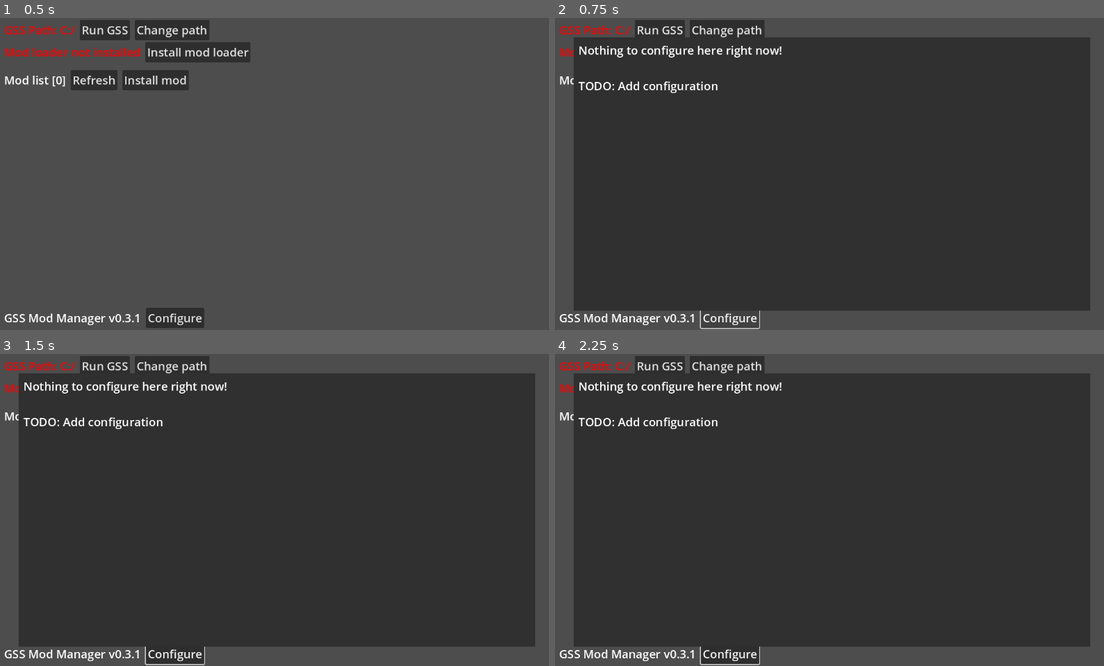
Above: before the commit, frames 1-4 (two rows, left to right).
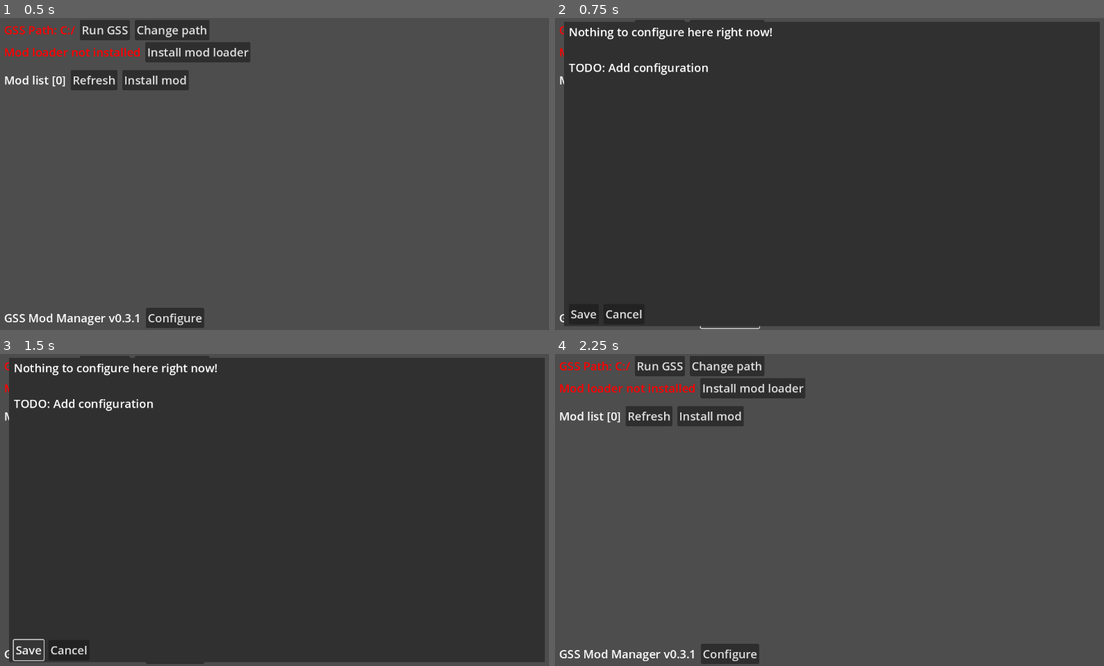
Above: after the commit, the same moments.

Repository: nieboczek/gss-mod-manager
Game: Godot game, scene res://scenes/mod_manager.tscn
The game is run twice, just before and just after one commit, with the same random seed, the same clock (stepped at 60 frames per second) and the same inputs.
Inputs (mouse positions are in pixels of both pictures, inside the frame that each line leads up to):
- Up to frame 1 (0.5 s): no input
- Up to frame 2 (0.75 s): click "Configure" at 0.5 s
- Up to frame 3 (1.5 s): click (27, 650) at 1.25 s, where only the run after the commit has a clickable "Save"
- Up to frame 4 (2.25 s): click (626, 650) at 2 s, where only the run after the commit has a clickable "Cancel"

Frame 1 is identical in both runs. In frame 2, 12% of the frame differs, in the area x 1-100%, y 1-99%; in frame 3, 12%; in frame 4, 80%, in the area x 3-98%, y 6-100%.
Error before the commit: Trying to assign value of type 'Nil' to a variable of type 'String'. (res://scripts/mod_manager.gd:113)
Error after the commit: Trying to assign value of type 'Nil' to a variable of type 'String'. (res://scripts/mod_manager.gd:118)

Commit message:
Config GUI Improvements

Diff:
--- a/scenes/config_field_container.tscn
+++ b/scenes/config_field_container.tscn
@@ -7,17 +7,17 @@
 offset_right = 42.0
 offset_bottom = 34.0
 theme = ExtResource("1_1skrl")
-theme_override_constants/separation = -2
 script = ExtResource("1_2i062")
 
 [node name="OptionsContainer" type="HBoxContainer" parent="."]
 layout_mode = 2
+theme_override_constants/separation = 16
 
 [node name="FieldNameLabel" type="Label" parent="OptionsContainer"]
 layout_mode = 2
-text = "Key"
+text = "FieldNameLabel"
 
-[node name="Options" type="Control" parent="OptionsContainer"]
+[node name="Placeholder" type="Control" parent="OptionsContainer"]
 layout_mode = 2
 size_flags_horizontal = 3
 
@@ -25,4 +25,4 @@
 layout_mode = 2
 theme_override_colors/font_color = Color(0.712129, 0.712129, 0.712129, 1)
 theme_override_font_sizes/font_size = 16
-text = "this is a description"
+text = "DescriptionLabel"
--- a/scenes/mod_manager.tscn
+++ b/scenes/mod_manager.tscn
@@ -1,10 +1,13 @@
-[gd_scene load_steps=6 format=3 uid="uid://c6570n2s1k1wv"]
+[gd_scene load_steps=7 format=3 uid="uid://c6570n2s1k1wv"]
 
 [ext_resource type="Theme" uid="uid://dged4041swr1" path="res://theme.tres" id="1_1wikn"]
 [ext_resource type="Script" path="res://scripts/mod_manager.gd" id="2_37t4h"]
 [ext_resource type="Script" path="res://scripts/path_container.gd" id="3_a8731"]
 [ext_resource type="Script" path="res://scripts/mod_loader_container.gd" id="4_vi72b"]
 [ext_resource type="Script" path="res://scripts/mod_list_container.gd" id="5_pbjar"]
+
+[sub_resource type="StyleBoxFlat" id="StyleBoxFlat_2jysh"]
+bg_color = Color(0.187176, 0.187176, 0.187176, 1)
 
 [node name="ModManager" type="Control"]
 layout_mode = 3
@@ -84,12 +87,11 @@
 [node name="MarginContainer" type="MarginContainer" parent="MarginContainer/MainContainer"]
 layout_mode = 2
 size_flags_vertical = 3
-theme_override_constants/margin_left = 24
+theme_override_constants/margin_left = 16
 theme_override_constants/margin_top = 4
 
 [node name="ScrollContainer" type="ScrollContainer" parent="MarginContainer/MainContainer/MarginContainer"]
 layout_mode = 2
-size_flags_vertical = 3
 
 [node name="ModContainers" type="VBoxContainer" parent="MarginContainer/MainContainer/MarginContainer/ScrollContainer"]
 layout_mode = 2
@@ -105,39 +107,63 @@
 layout_mode = 2
 text = "Configure"
 
-[node name="ConfigPanel" type="Panel" parent="."]
+[node name="PanelMarginContainer" type="MarginContainer" parent="."]
 visible = false
 layout_mode = 1
 anchors_preset = 15
 anchor_right = 1.0
 anchor_bottom = 1.0
-offset_left = 40.0
-offset_top = 40.0
-offset_right = -40.0
-offset_bottom = -40.0
 grow_horizontal = 2
 grow_vertical = 2
+theme_override_constants/margin_left = 20
+theme_override_constants/margin_top = 8
+theme_override_constants/margin_right = 20
+theme_override_constants/margin_bottom = 8
 
-[node name="MarginContainer" type="MarginContainer" parent="ConfigPanel"]
-layout_mode = 0
-offset_right = 10.0
-offset_bottom = 10.0
+[node name="PanelContainer" type="PanelContainer" parent="PanelMarginContainer"]
+layout_mode = 2
+theme_override_styles/panel = SubResource("StyleBoxFlat_2jysh")
+
+[node name="MarginContainer" type="MarginContainer" parent="PanelMarginContainer/PanelContainer"]
+layout_mode = 2
 theme_override_constants/margin_left = 10
-theme_override_constants/margin_top = 10
+theme_override_constants/margin_top = 4
+theme_override_constants/margin_bottom = 4
 
-[node name="ModManagerConfigContainer" type="VBoxContainer" parent="ConfigPanel/MarginContainer"]
+[node name="ConfigContainer" type="VBoxContainer" parent="PanelMarginContainer/PanelContainer/MarginContainer"]
+layout_mode = 2
+
+[node name="ModManagerConfigContainer" type="VBoxContainer" parent="PanelMarginContainer/PanelContainer/MarginContainer/ConfigContainer"]
 visible = false
 layout_mode = 2
+size_flags_vertical = 3
 
-[node name="NoticeLabel" type="Label" parent="ConfigPanel/MarginContainer/ModManagerConfigContainer"]
+[node name="NoticeLabel" type="Label" parent="PanelMarginContainer/PanelContainer/MarginContainer/ConfigContainer/ModManagerConfigContainer"]
 layout_mode = 2
 text = "Nothing to configure here right now!
 
 TODO: Add configuration"
 
-[node name="ModConfigContainer" type="VBoxContainer" parent="ConfigPanel/MarginContainer"]
+[node name="ScrollContainer" type="ScrollContainer" parent="PanelMarginContainer/PanelContainer/MarginContainer/ConfigContainer"]
 visible = false
 layout_mode = 2
+size_flags_vertical = 3
+
+[node name="ModConfigContainer" type="VBoxContainer" parent="PanelMarginContainer/PanelContainer/MarginContainer/ConfigContainer/ScrollContainer"]
+layout_mode = 2
+
+[node name="ConfigControls" type="HBoxContainer" parent="PanelMarginContainer/PanelContainer/MarginContainer/ConfigContainer"]
+layout_mode = 2
+
+[node name="SaveButton" type="Button" parent="PanelMarginContainer/PanelContainer/MarginContainer/ConfigContainer/ConfigControls"]
+layout_mode = 2
+size_flags_horizontal = 0
+size_flags_vertical = 8
+text = "Save"
+
+[node name="CancelButton" type="Button" parent="PanelMarginContainer/PanelContainer/MarginContainer/ConfigContainer/ConfigControls"]
+layout_mode = 2
+text = "Cancel"
 
 [node name="FileDialog" type="FileDialog" parent="."]
 title = "Open a Directory"
@@ -155,5 +181,7 @@
 [connection signal="pressed" from="MarginContainer/MainContainer/ModListContainer/RefreshButton" to="MarginContainer/MainContainer/ModListContainer" method="_on_refresh_button_pressed"]
 [connection signal="pressed" from="MarginContainer/MainContainer/ModListContainer/InstallModButton" to="MarginContainer/MainContainer/ModListContainer" method="_on_install_mod_button_pressed"]
 [connection signal="pressed" from="MarginContainer/MainContainer/ModManagerContainer/ConfigureButton" to="." method="_on_configure_button_pressed"]
+[connection signal="pressed" from="PanelMarginContainer/PanelContainer/MarginContainer/ConfigContainer/ConfigControls/SaveButton" to="." method="_on_save_config_button_pressed"]
+[connection signal="pressed" from="PanelMarginContainer/PanelContainer/MarginContainer/ConfigContainer/ConfigControls/CancelButton" to="." method="_on_cancel_config_button_pressed"]
 [connection signal="dir_selected" from="FileDialog" to="." method="_on_file_dialog_gss_path_selected"]
 [connection signal="file_selected" from="FileDialog" to="MarginContainer/MainContainer/ModListContainer" method="_on_file_dialog_mod_selected"]
--- a/scripts/autoload/config_parser.gd
+++ b/scripts/autoload/config_parser.gd
@@ -132,7 +132,6 @@
 					print("@ConfigParser: Doubled --@type [Line %s]" % line_number)
 					return []
 
-				# i told you
 				regex.compile(r"(?!--@type)(?<type>int|float)( precision=(?<precision>\d+))?( range=(?<range_min>[+-]?\d+)\.\.(?<range_max>[+-]?\d+))?")
 				re_match = regex.search(line)
 
@@ -146,14 +145,14 @@
 							if precision != "":
 								print("@ConfigParser: Precision not allowed with int")
 								return []
-							current_field.type = Type.integer("int:range", validate_with_range_int, int(range_min), int(range_max))
+							current_field.type = Type.integer("int", validate_with_range_int, int(range_min), int(range_max))
 						else:
 							if precision == "":
-								current_field.type = Type.float_num("float:range", validate_with_range_float, float(range_min), float(range_max), 0, ArgEnum.FLOAT_RANGE)
+								current_field.type = Type.float_num("float", validate_with_range_float, float(range_min), float(range_max), 0, ArgEnum.FLOAT_RANGE)
 							elif range_min == "":
-								current_field.type = Type.float_num("float:precision", validate_with_precision_float, 0, 0, int(precision), ArgEnum.FLOAT_PRECISION)
+								current_field.type = Type.float_num("float", validate_with_precision_float, 0, 0, int(precision), ArgEnum.FLOAT_PRECISION)
 							else:
-								current_field.type = Type.float_num("float:range:precision", validate_with_range_precision_float, float(range_min), float(range_max), int(precision), ArgEnum.FLOAT_PRECISION_RANGE)
+								current_field.type = Type.float_num("float", validate_with_range_precision_float, float(range_min), float(range_max), int(precision), ArgEnum.FLOAT_PRECISION_RANGE)
 
 						# Increment line_number, because we continue
 						line_number += 1
@@ -166,7 +165,7 @@
 					var re_type = re_match.get_string("type")
 					regex.compile("^(int|float|string|ModifierKey)$")
 					if regex.search(re_type) != null:
-						current_field.type = Type.list("list;%s" % re_type, validate_list, re_type)
+						current_field.type = Type.list("list:%s" % re_type, validate_list, re_type)
 						# Increment line_number, because we continue
 						line_number += 1
 						continue
@@ -210,6 +209,16 @@
 				regex.compile(r"^\s*(?<name>[a-zA-Z_]\w*)\s*=\s*(?<value>.*?),?\s*$")
 				re_match = regex.search(line)
 				if re_match:
+					if !current_field.description:
+						print("@ConfigParser: Missing @description declaration")
+						return []
+					if !current_field.type:
+						print("@ConfigParser: Missing @type declaration")
+						return []
+					if !current_field.default:
+						print("@ConfigParser: Missing @default declaration")
+						return []
+
 					var value = re_match.get_string("value")
 					if !current_field.type.validate(value):
 						print("@ConfigParser: Invalid value: %s [Line %s]" % [value, line_number])
--- a/scripts/config_field_container.gd
+++ b/scripts/config_field_container.gd
@@ -3,39 +3,74 @@
 signal write_value(config_field_name: String, value)
 
 var config_field: ConfigParser.ConfigField
+var last_valid_key_string: String = ""
+var child: Node
 
-@onready var options = $OptionsContainer/Options
+const ArgEnum = ConfigParser.ArgEnum
 
 static func with(cfg_field: ConfigParser.ConfigField) -> ConfigFieldContainer:
 	var cfg_field_container = preload("res://scenes/config_field_container.tscn").instantiate()
 	cfg_field_container.config_field = cfg_field
+	cfg_field_container.post_set_config_field()
 	return cfg_field_container
 
-func _ready() -> void:
-	$FieldNameLabel.text = config_field.name.capitalize()
+func post_set_config_field() -> void:
+	# TODO: Replace SpinBox with something that won't add 0000000001 at the end
 	match config_field.type.string_representation:
 		"string":
-			var line_edit = LineEdit.new()
-			line_edit.text_submitted.connect(_text_submitted)
-			options.add_child(line_edit)
+			child = LineEdit.new()
+			child.text_submitted.connect(_text_submitted)
 		"int":
-			pass
+			child = SpinBox.new()
+			child.value_changed.connect(_number_submitted)
+			if config_field.type.arg_enum == ArgEnum.INT_RANGE:
+				child.min_value = config_field.type.range_min_int
+				child.max_value = config_field.type.range_max_int
+			else:
+				child.allow_lesser = true
+				child.allow_greater = true
 		"float":
-			pass
+			child = SpinBox.new()
+			child.value_changed.connect(_number_submitted)
+
+			if config_field.type.arg_enum == ArgEnum.FLOAT_RANGE or config_field.type.arg_enum == ArgEnum.FLOAT_PRECISION_RANGE:
+				child.min_value = config_field.type.range_min_float
+				child.max_value = config_field.type.range_max_float
+			else:
+				child.allow_lesser = true
+				child.allow_greater = true
+
+			if config_field.type.arg_enum == ArgEnum.FLOAT_PRECISION or config_field.type.arg_enum == ArgEnum.FLOAT_PRECISION_RANGE:
+				child.step = 0.1 ** config_field.type.precision
+			else:
+				child.step = 0
 		"Key":
-			pass
-		"list;ModifierKey":
-			pass
-		"float:range":
-			pass
-		"float:precision":
-			pass
-		"float:range:precision":
-			pass
+			# TODO: Use something user-friendlier
+			child = LineEdit.new()
+			child.text_submitted.connect(_key_submitted)
+		"list:ModifierKey":
+			pass  # TODO: this
 		_:
 			print("Unsupported type for ConfigFieldContainer: %s" % config_field.type.string_representation)
 
+func _ready() -> void:
+	$OptionsContainer/FieldNameLabel.text = config_field.name.capitalize()
+	$DescriptionLabel.text = config_field.description
+	if child:
+		child.size_flags_horizontal = Control.SIZE_EXPAND_FILL
+		$OptionsContainer/Placeholder.replace_by(child)
+
+func _key_submitted(text: String):
+	if text in ConfigParser.VALID_KEYS:
+		last_valid_key_string = text
+	else:
+		child.text = last_valid_key_string
+
+func _number_submitted(number: float):
+	print('submitted number: ', number)
+	write_value.emit(config_field.name, number)
+
 func _text_submitted(text: String):
 	# TODO: Warn about bad escaping
-	print('submitted text: %s' % text)
+	print('submitted text: ', text)
 	write_value.emit(config_field.name, "\"%s\"" % text.c_unescape())
--- a/scripts/mod_manager.gd
+++ b/scripts/mod_manager.gd
@@ -2,8 +2,10 @@
 
 @onready var main = $MarginContainer/MainContainer
 @onready var file_dialog = $FileDialog
-@onready var config_panel = $ConfigPanel
-@onready var mod_manager_config_container = $ConfigPanel/MarginContainer/ModManagerConfigContainer
+@onready var config_panel = $PanelMarginContainer
+@onready var mod_manager_config_container = $PanelMarginContainer/PanelContainer/MarginContainer/ConfigContainer/ModManagerConfigContainer
+@onready var mod_config_container = $PanelMarginContainer/PanelContainer/MarginContainer/ConfigContainer/ScrollContainer/ModConfigContainer
+@onready var scroll_container = $PanelMarginContainer/PanelContainer/MarginContainer/ConfigContainer/ScrollContainer
 @onready var mod_containers: Control = main.get_node("MarginContainer/ScrollContainer/ModContainers")
 
 @onready var path_container: PathContainer = main.get_node("PathContainer")
@@ -79,13 +81,16 @@
 	mod_list_container.set_count(non_builtin_mod_count)
 
 func _on_configure_button_pressed() -> void:
-	config_panel.visible = !config_panel.visible
-	mod_manager_config_container.visible = !mod_manager_config_container.visible
+	config_panel.show()
+	mod_manager_config_container.show()
 
 func _on_configure_mod(mod_name: String) -> void:
 	var fields = ConfigParser.parse("%s/Simulatorita/Binaries/Win64/Mods/%s/Scripts/config.lua" % [gss_path, mod_name])
 	for field in fields:
-		ConfigFieldContainer.with(field)
+		var container = ConfigFieldContainer.with(field)
+		mod_config_container.add_child(container)
+	config_panel.show()
+	scroll_container.show()
 
 func _on_delete_mod(mod_name: String) -> void:
 	if not error("Remove mod", Files.remove_mod(gss_path, mod_name)):
@@ -129,3 +134,14 @@
 		print("%s exit code: FAILED [%s]" % [action, err])
 		return true
 	return false
+
+func _on_save_config_button_pressed() -> void:
+	print("SAVE BUTTON NOT IMPLEMENTED YET!!!")
+
+func _on_cancel_config_button_pressed() -> void:
+	config_panel.hide()
+	if scroll_container.visible:
+		scroll_container.hide()
+		for child in mod_config_container.get_children():
+			mod_config_container.remove_child(child)
+	mod_manager_config_container.hide()
